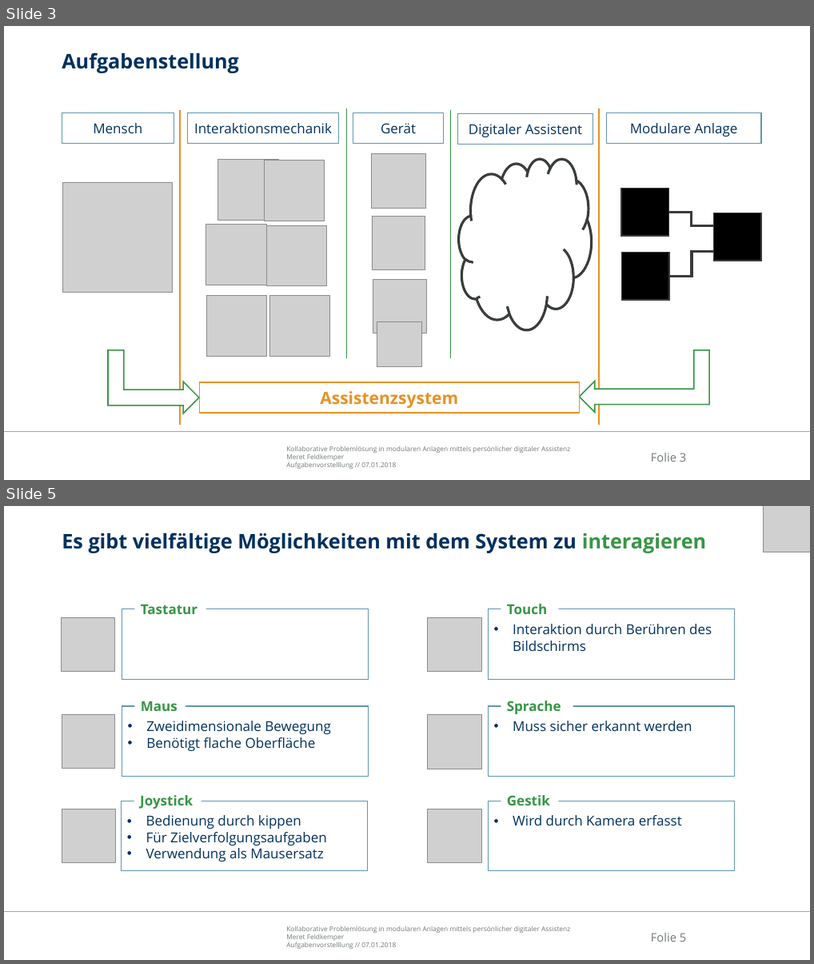
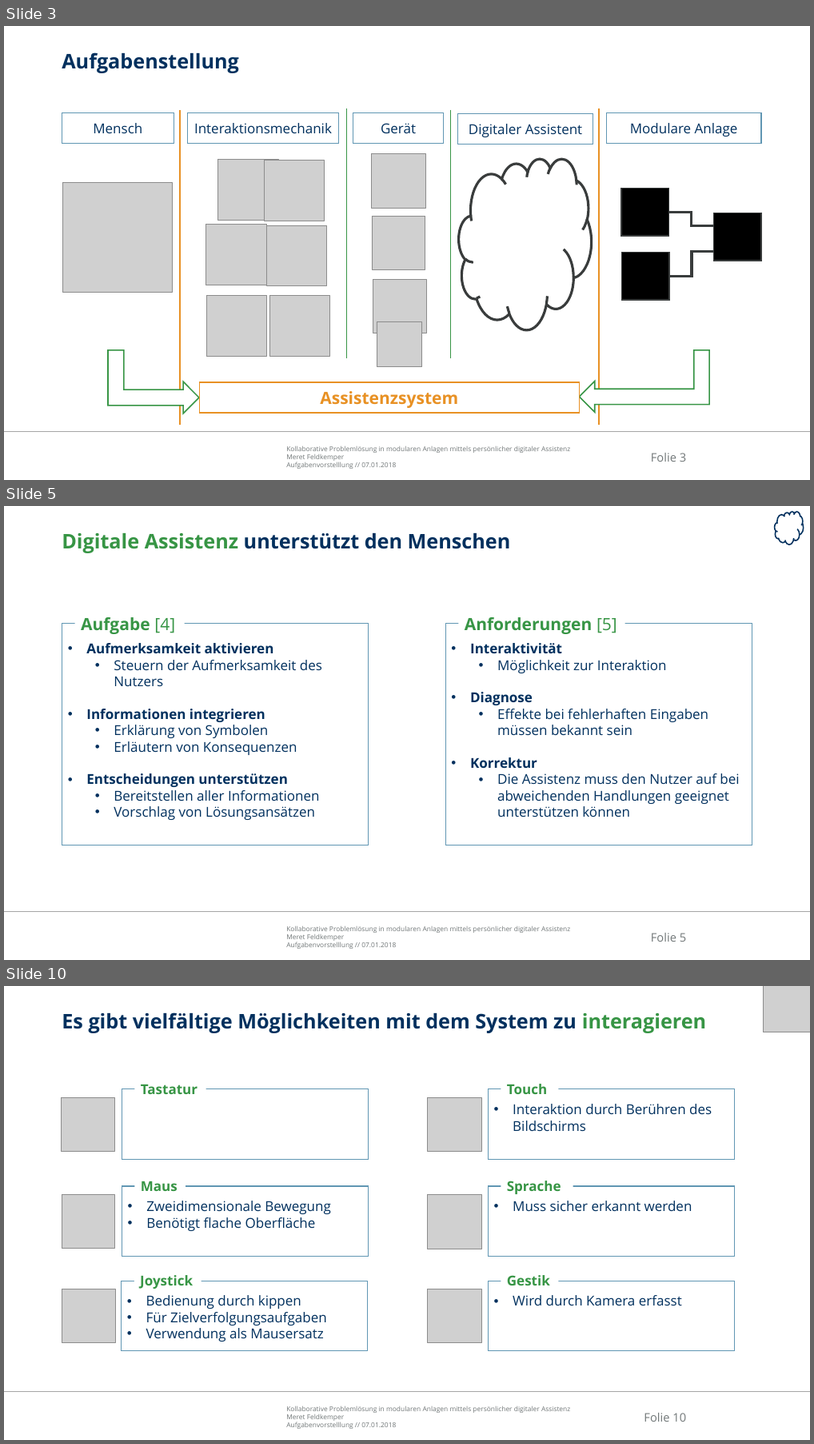
Before and after one commit to Ral3007/Diplomarbeit, a slide deck: Dokumente/Präsentationen/2019-01-07_DA_Feldkemper_Aufgabenvorstellung.pptx. Shown one above the other, each under a label of ours: slides 3 and 5 before the commit, slides 3, 5 and 10 after it; the slides between them are not shown. The pictures are 814x964 and 814x1444 pixels, drawn with LibreOffice and Linux fonts; fonts in the diff are those of the drawing; grey boxes stand for pictures; background and template pictures are left out. Boxes give left, top, right and bottom in pixels: in the first picture for what was removed or moved away, otherwise in the second. Text is boxed around its words. In the diff, an @@ line names an element or a change of style, - is before the commit and + after.

```diff
--- a/Dokumente/Präsentationen/2019-01-07_DA_Feldkemper_Aufgabenvorstellung.pptx
+++ b/Dokumente/Präsentationen/2019-01-07_DA_Feldkemper_Aufgabenvorstellung.pptx
@@ slide 5 added at bbox=[4, 506, 810, 960], background #FFFFFF; not listed: 3 template elements that a slide beside it also shows @@
@@ cloud added at bbox=[775, 512, 804, 544], fill #FFFFFF, outline #00305E 1.5 pt @@
@@ title added at bbox=[62, 533, 511, 553], 24 pt, text #00305E, bold @@
+Digitale Assistenz unterstützt den Menschen
@@ rectangle added at bbox=[62, 624, 369, 845], fill #FFFFFF, outline #6096B3 1 pt, 16.2 pt, text #00305E @@
+• Aufmerksamkeit aktivieren
+  • Steuern der Aufmerksamkeit des Nutzers
+• Informationen integrieren
+  • Erklärung von Symbolen
+  • Erläutern von Konsequenzen
+• Entscheidungen unterstützen
+  • Bereitstellen aller Informationen
+  • Vorschlag von Lösungsansätzen
@@ text added at bbox=[81, 617, 175, 634], 20 pt, text #379545, bold @@
+Aufgabe [4]
@@ rectangle added at bbox=[446, 624, 752, 845], fill #FFFFFF, outline #6096B3 1 pt, 16.2 pt, text #00305E @@
+• Interaktivität
+  • Möglichkeit zur Interaktion
+• Diagnose
+  • Effekte bei fehlerhaften Eingaben müssen bekannt sein
+• Korrektur
+  • Die Assistenz muss den Nutzer auf bei abweichenden Handlungen geeignet unterstützen können
@@ text added at bbox=[465, 617, 618, 634], 20 pt, text #379545, bold @@
+Anforderungen [5]
@@ what was slide 5 is now slide 10 @@
@@ page number at bbox=[644, 1412, 686, 1421]: text changed @@
-Folie 5
+Folie 10
```
Also in this commit, not shown: 5 slides changed, 3 other slides added, 1 slide removed, 45 other files.
